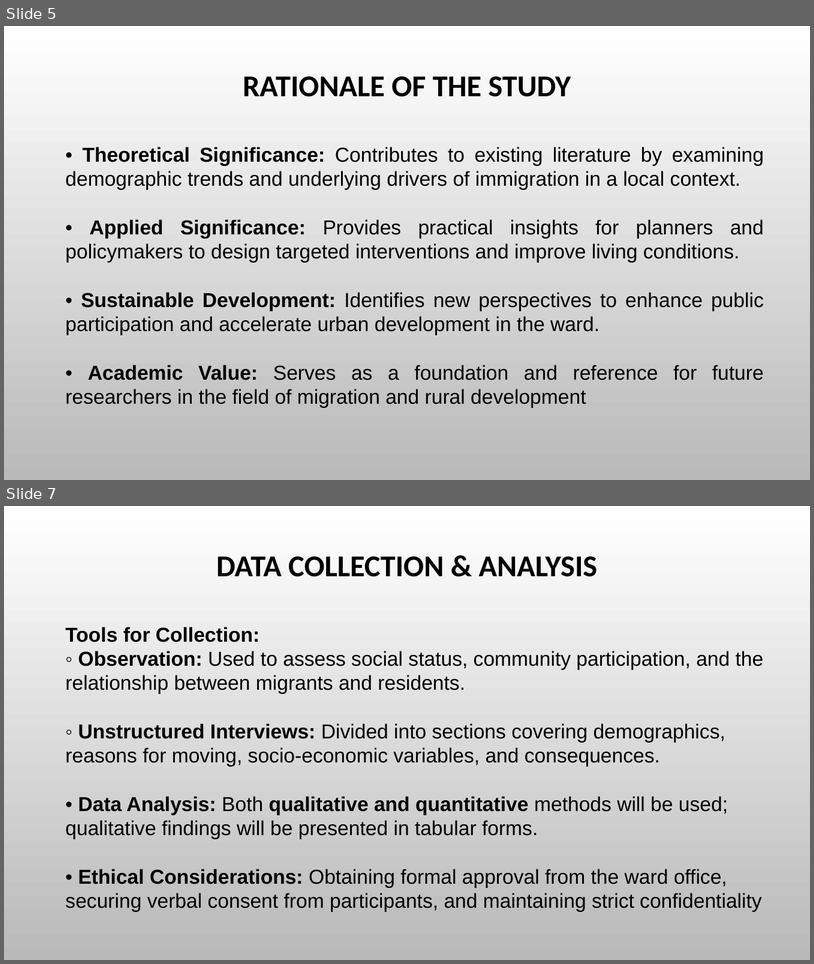
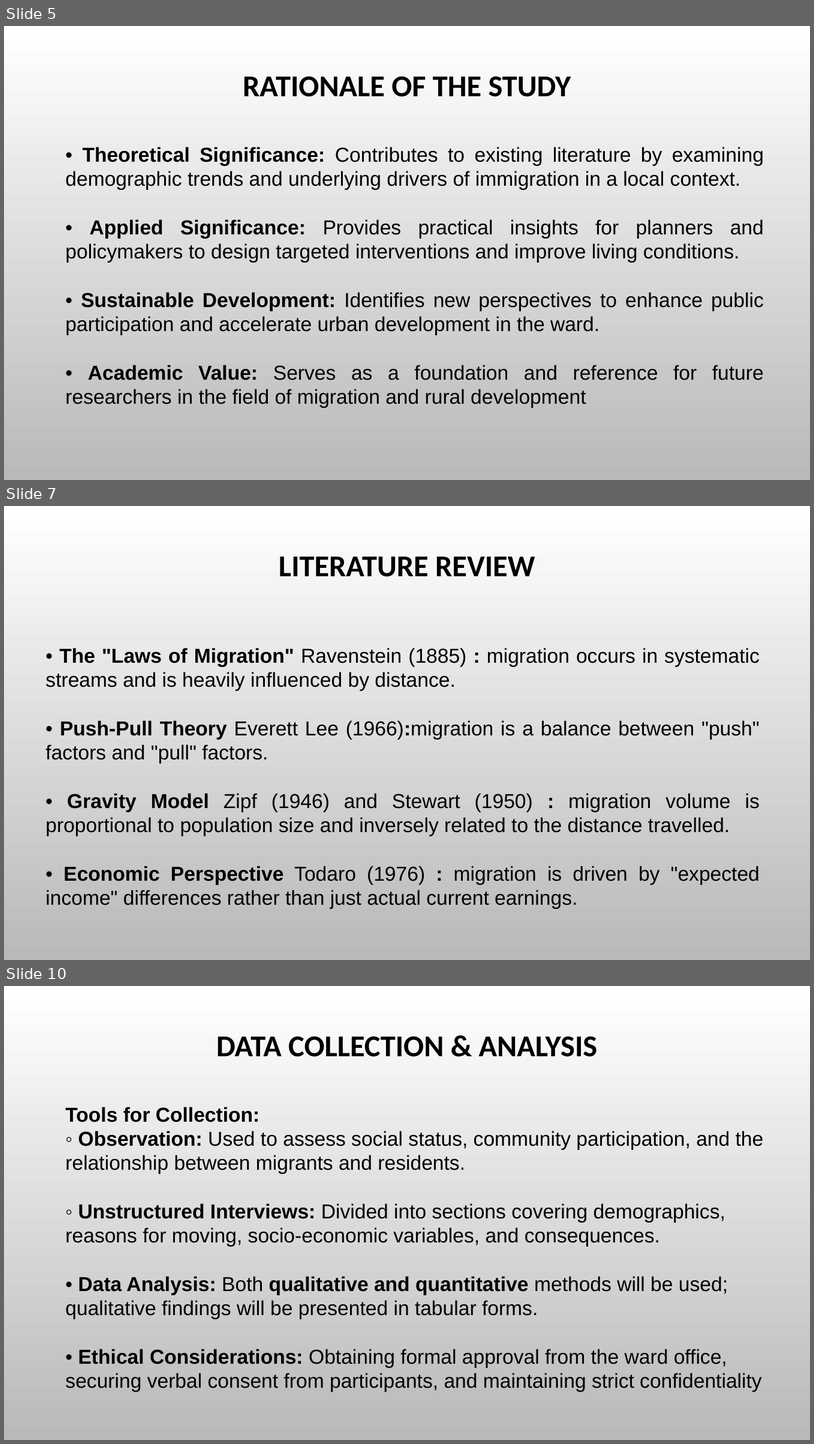
Before and after one commit to suwalcrystal/ward1, a slide deck: migration/Immigration.pptx. Shown one above the other, each under a label of ours: slides 5 and 7 before the commit, slides 5, 7 and 10 after it; the slides between them are not shown. The pictures are 814x964 and 814x1444 pixels, drawn with LibreOffice and Linux fonts; fonts in the diff are those of the drawing; background and template pictures are left out. Boxes give left, top, right and bottom in pixels: in the first picture for what was removed or moved away, otherwise in the second. Text is boxed around its words. In the diff, an @@ line names an element or a change of style, - is before the commit and + after.

Commit message:
migration ppt

```diff
--- a/migration/Immigration.pptx
+++ b/migration/Immigration.pptx
@@ slide 7 added at (4, 506, 810, 960), background picture (left out) @@
@@ title added at (279, 556, 535, 577), 36 pt, text #000000, bold @@
+LITERATURE REVIEW
@@ text added at (45, 648, 760, 909), 24 pt, text #000000 @@
+• The "Laws of Migration" Ravenstein (1885) : migration occurs in systematic streams and is heavily influenced by distance.
+• Push-Pull Theory Everett Lee (1966):migration is a balance between "push" factors and "pull" factors.
+• Gravity Model Zipf (1946) and Stewart (1950) : migration volume is proportional to population size and inversely related to the distance travelled.
+• Economic Perspective Todaro (1976) : migration is driven by "expected income" differences rather than just actual current earnings.
@@ what was slide 7 is now slide 10 @@
```
Also in this commit, not shown: 4 slides changed, 2 other slides added, 8 other files.
